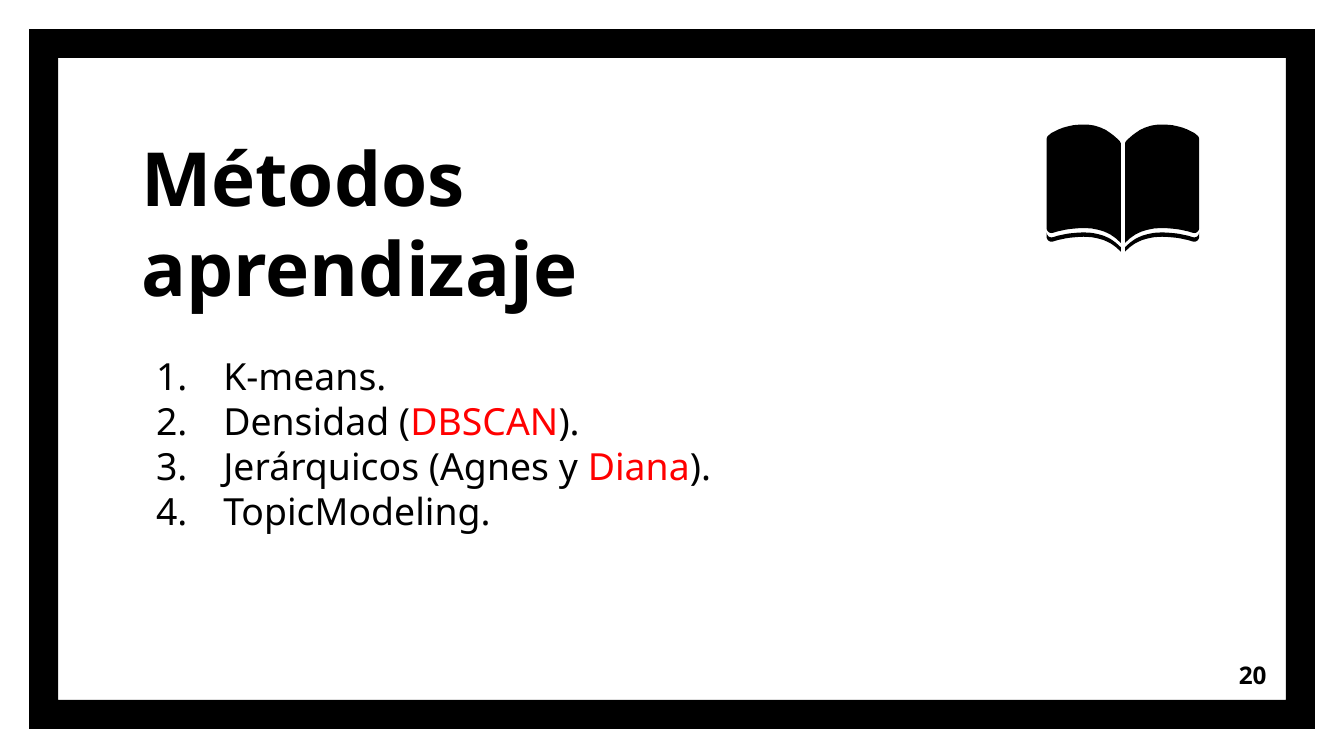
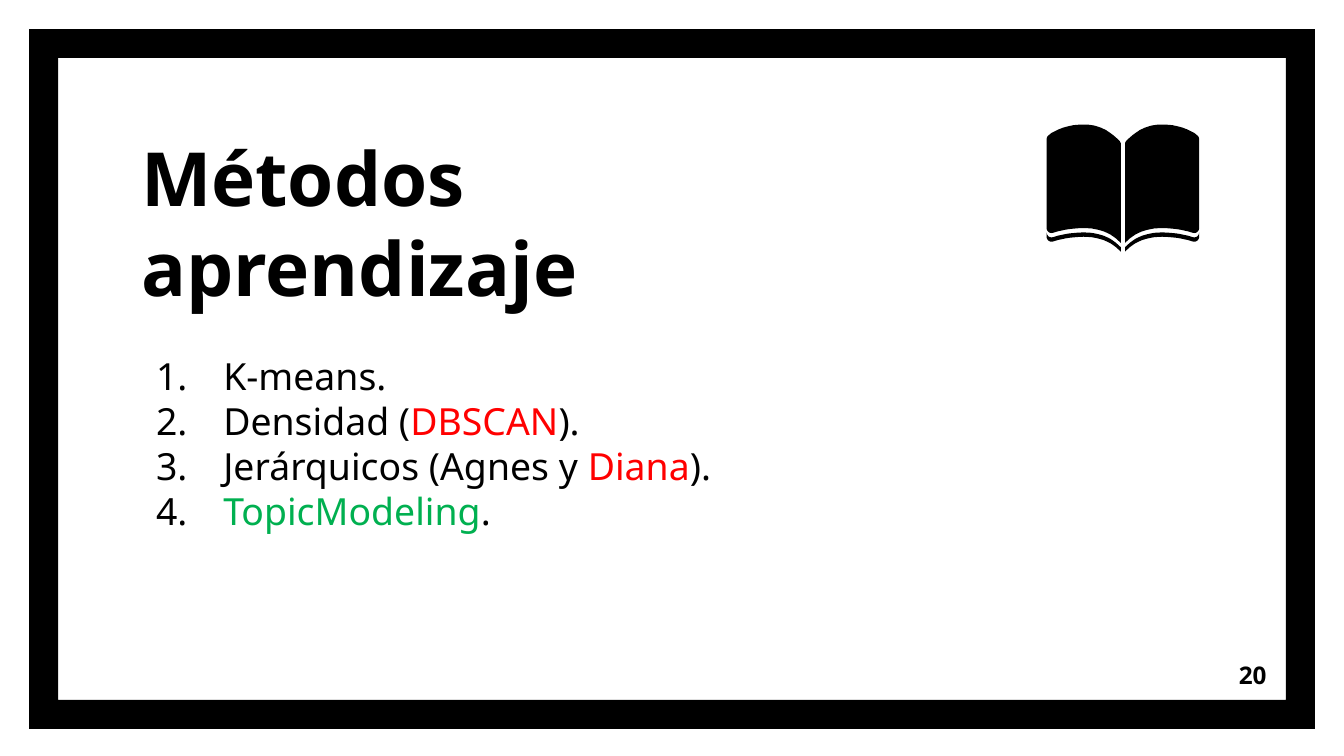
Before and after one commit to OriolInvernonLlaneza/Practicas-TFG, a slide deck: slide 20 of ppt/Jovellanos.pptx. Drawn at 1344x756 pixels with LibreOffice and Linux fonts; fonts in the diff are those of the drawing. Boxes give left, top, right and bottom in pixels: in the first picture for what was removed or moved away, otherwise in the second. Text is boxed around its words. In the diff, an @@ line names an element or a change of style, - is before the commit and + after.

```diff
--- a/ppt/Jovellanos.pptx
+++ b/ppt/Jovellanos.pptx
@@ text at bbox=[223, 496, 491, 534]: text colour #000000 to #00B050 in "TopicModeling." @@
```
Also in this commit, not shown: 3 other slides changed, 7 slides added, 2 other files.
